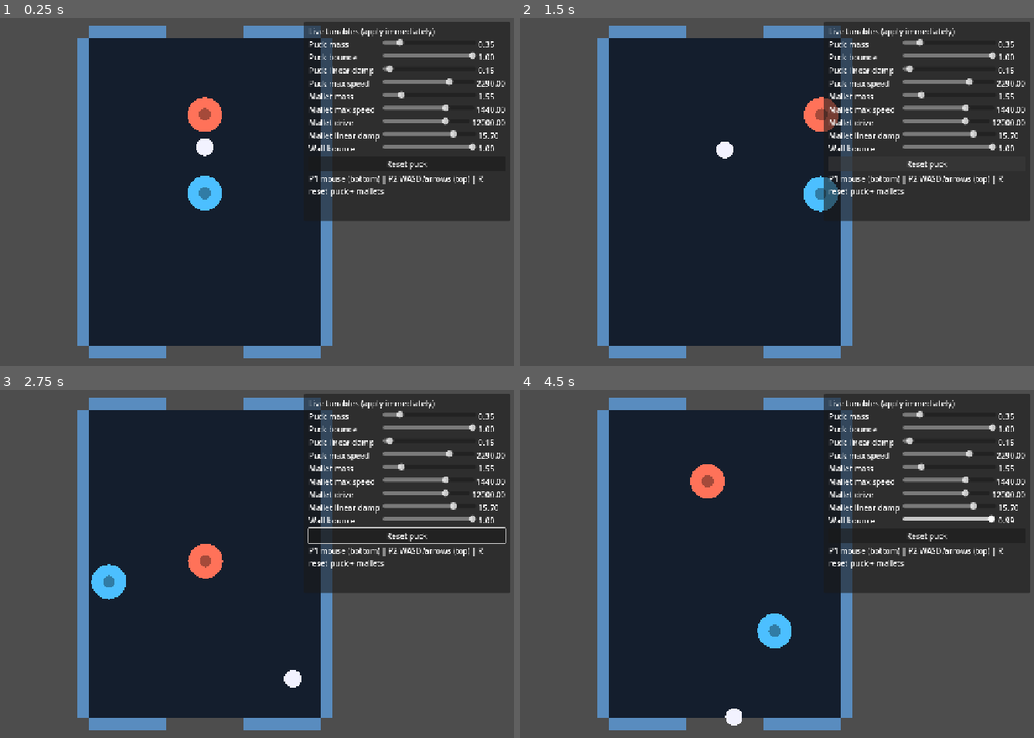
Above: before the commit, frames 1-4 (two rows, left to right).
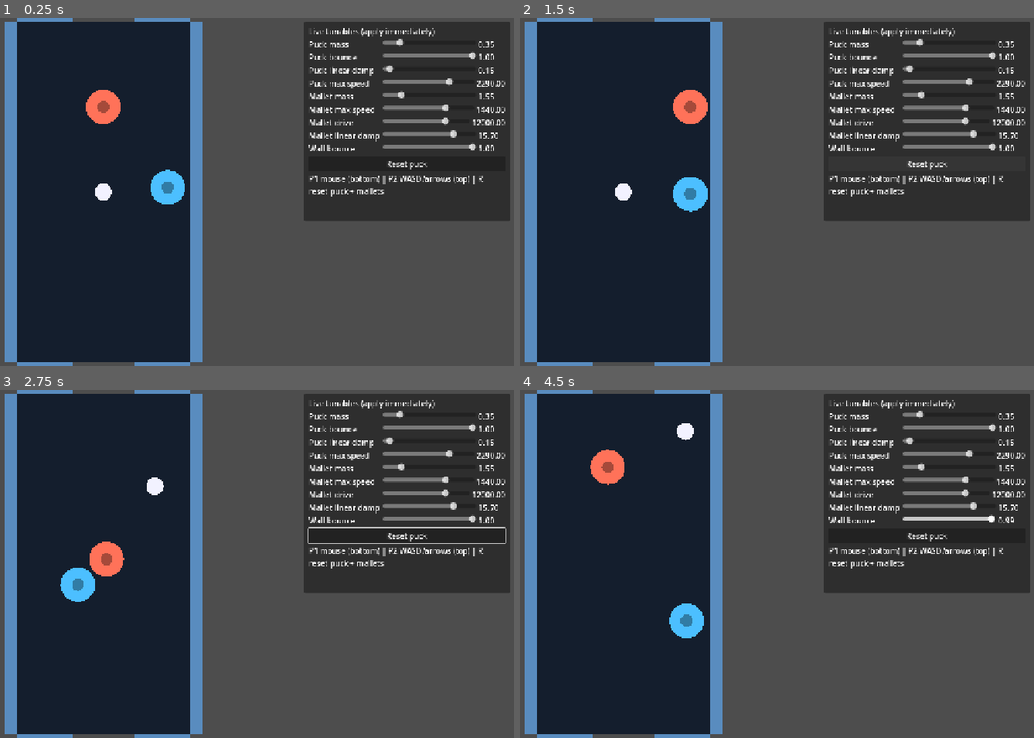
Above: after the commit, the same moments.

Repository: waigore/airhockey
Game: Godot game, scene res://scenes/main.tscn
Two runs of this game, one before a commit and one after it. Both use one fixed random seed, a clock stepped at 60 frames per second and the inputs below.
Inputs (mouse positions are in pixels of both pictures, inside the frame that each line leads up to):
- Up to frame 1 (0.25 s): no input
- Up to frame 2 (1.5 s): tap Enter at 0.5 s; move the mouse to (859, 174) at 0.52 s; hold Right 0.53-1.25 s; tap R at 0.6 s; click "Reset puck" at 1.25 s
- Up to frame 3 (2.75 s): move the mouse to (82, 581) at 2.02 s; hold Down from 2.03 s (still down); tap R at 2.1 s
- Up to frame 4 (4.5 s): move the mouse to (787, 487) at 2.77 s; release Down at 2.78 s; hold Right 2.78-3.53 s; tap R at 2.85, 3.6, 4.35 s; move the mouse to (694, 633) at 3.52 s; hold Up 3.53-4.28 s; tap Space at 4.25 s; move the mouse to (910, 616) at 4.27 s; hold Left from 4.28 s (still down)

The runs differ from the first frame. In frame 1, 43% of the frame differs, in the area x 0-65%, y 0-100%; in frame 2, 44%; in frame 3, 43%; in frame 4, 43%.

Commit message:
Lengthen PoC table toward standard air-hockey proportions.
Uses a ~2:1 portrait playfield so the top-bottom duel reads longer and narrower.

Co-authored-by: Cursor <cursoragent@cursor.com>

Diff:
--- a/pocs/physics-feel-live-tunables/scripts/main.gd
+++ b/pocs/physics-feel-live-tunables/scripts/main.gd
@@ -2,9 +2,10 @@
 
 ## PoC root: portrait table, goals top/bottom, P1 bottom, live tunables panel.
 
-const TABLE := Rect2(400, 40, 480, 640)
+# Portrait playfield ~2:1 length:width (standard air-hockey proportions).
+const TABLE := Rect2(250, 8, 360, 704)
 const WALL_THICKNESS := 24.0
-const GOAL_WIDTH := 160.0
+const GOAL_WIDTH := 130.0
 
 var tunables := PoCTunables.new()
 
